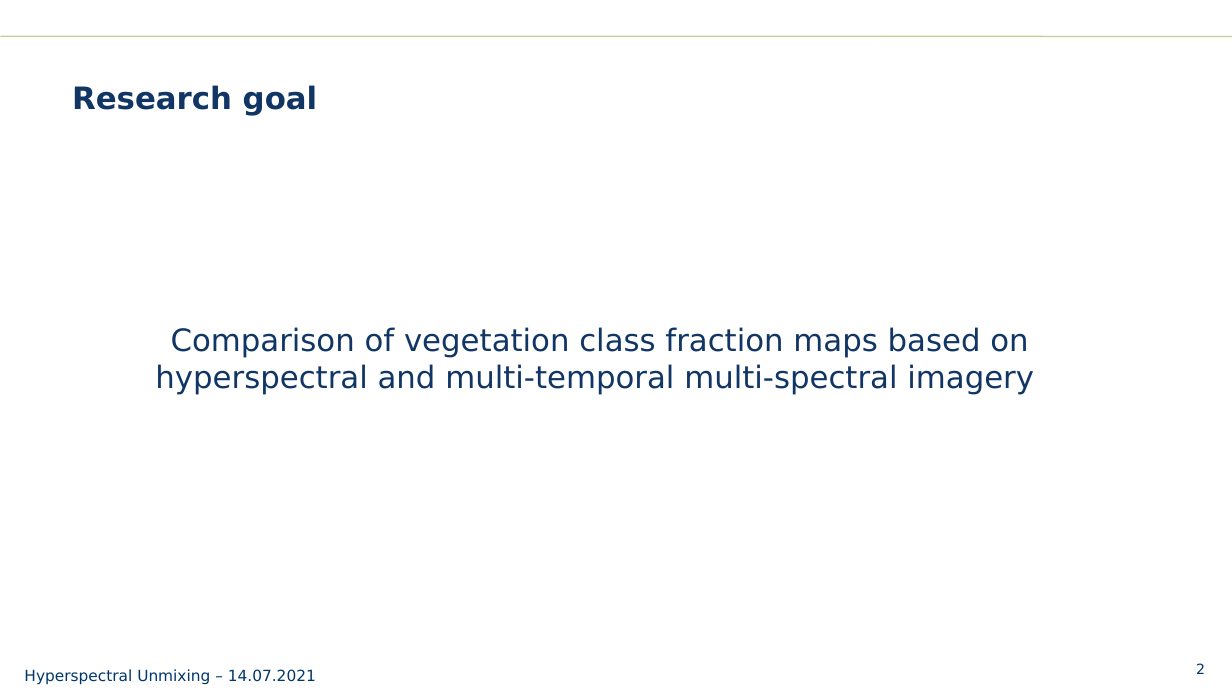
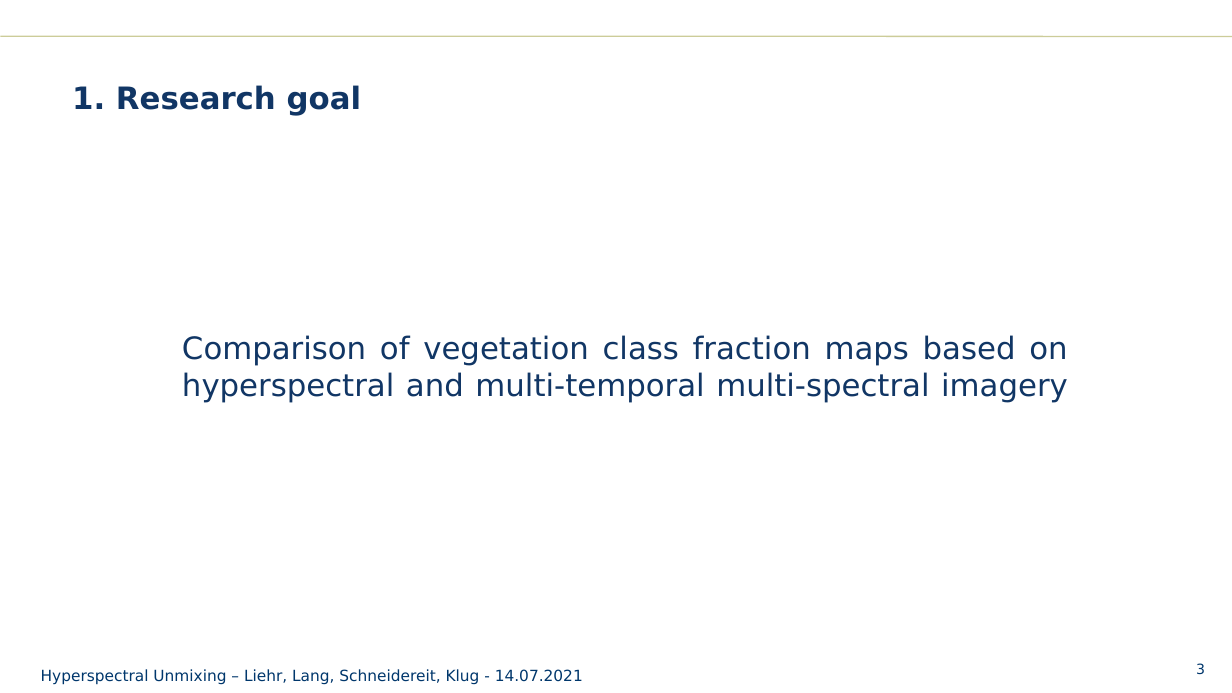
Before and after one commit to schneidereits/EO_hyperspec_hub, a slide deck: slide 3 of presentation/EO2020_hyperspec_presentation.pptx (slide 2 before the commit). Drawn at 1232x693 pixels with LibreOffice and Linux fonts; fonts in the diff are those of the drawing; background and template pictures are left out. Boxes give left, top, right and bottom in pixels: in the first picture for what was removed or moved away, otherwise in the second. Text is boxed around its words. In the diff, an @@ line names an element or a change of style, - is before the commit and + after.

```diff
--- a/presentation/EO2020_hyperspec_presentation.pptx
+++ b/presentation/EO2020_hyperspec_presentation.pptx
@@ title at [72,85,362,116]: text changed @@
-Research goal
+1. Research goal
@@ text "Comparison of vegetation class fraction ...": place and size @@
-text "Comparison of vegetation class fraction ..." at [155,327,1034,395]
+text "Comparison of vegetation class fraction ..." at [182,335,1068,403]
@@ text "Comparison of vegetation class fraction ..." at [182,335,1068,403]: alignment centre to justified; less space between paragraphs @@
@@ text at [41,669,583,685]: text changed @@
-Hyperspectral Unmixing – 14.07.2021
+Hyperspectral Unmixing – Liehr, Lang, Schneidereit, Klug - 14.07.2021
@@ page number at [1196,663,1205,675]: text changed @@
-2
+3
```
Also in this commit, not shown: 4 other slides changed, 6 slides added, 3 slides removed, 1 other file.
